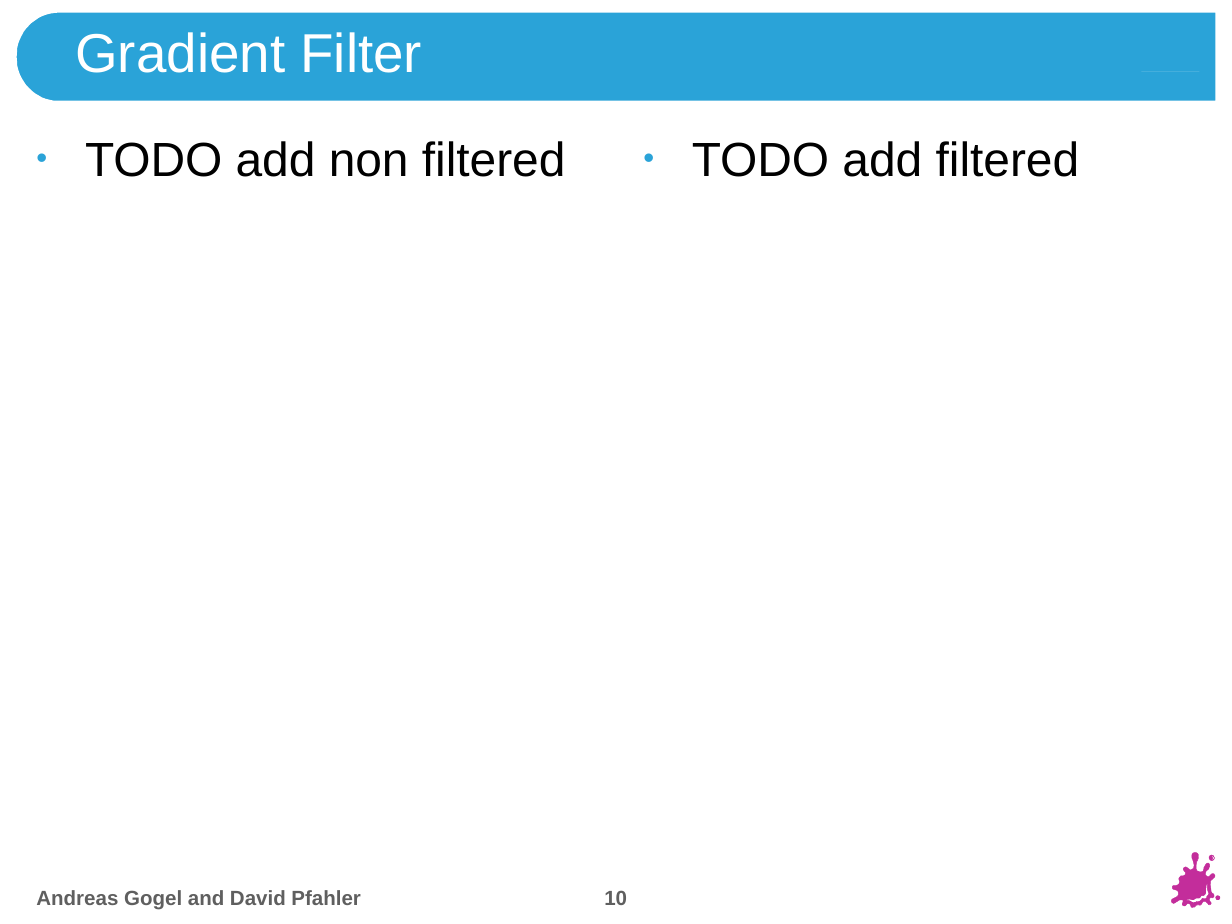
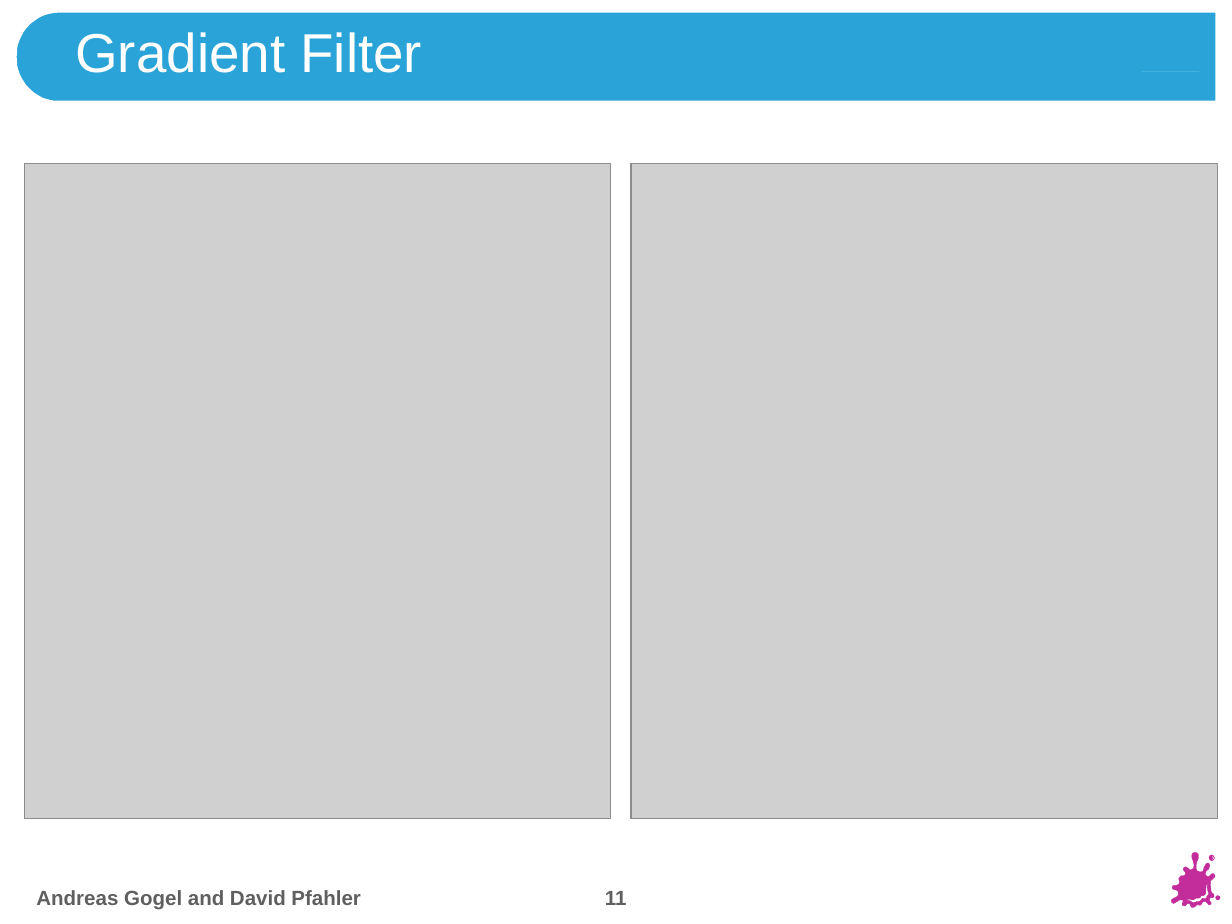
Before and after one commit to theShmoo/medvis2, a slide deck: slide 11 of Slides/MedVis2.pptx (slide 10 before the commit). Drawn at 1232x924 pixels with LibreOffice and Linux fonts; fonts in the diff are those of the drawing; grey boxes stand for pictures; background and template pictures are left out. Boxes give left, top, right and bottom in pixels: in the first picture for what was removed or moved away, otherwise in the second. Text is boxed around its words. In the diff, an @@ line names an element or a change of style, - is before the commit and + after.

```diff
--- a/Slides/MedVis2.pptx
+++ b/Slides/MedVis2.pptx
@@ text removed at (x1=85, y1=141, x2=566, y2=177) @@
-• TODO add non filtered
@@ text removed at (x1=692, y1=141, x2=1080, y2=177) @@
-• TODO add filtered
@@ picture added at (x1=25, y1=164, x2=611, y2=818) @@
@@ picture added at (x1=631, y1=164, x2=1217, y2=819) @@
@@ page number at (x1=605, y1=891, x2=627, y2=905): text changed @@
-10
+11
```
Also in this commit, not shown: 7 other slides changed, 2 slides added, 10 other files.
